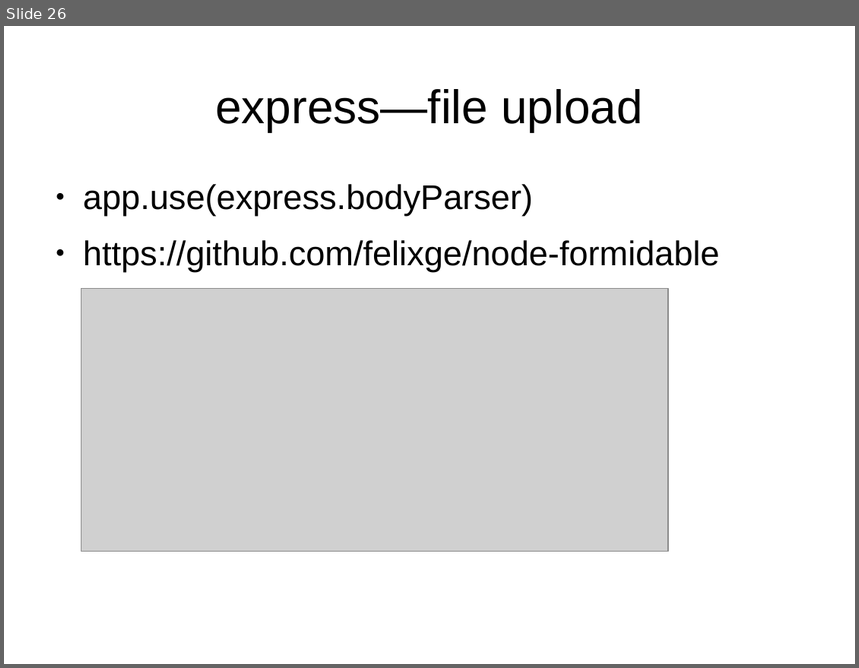
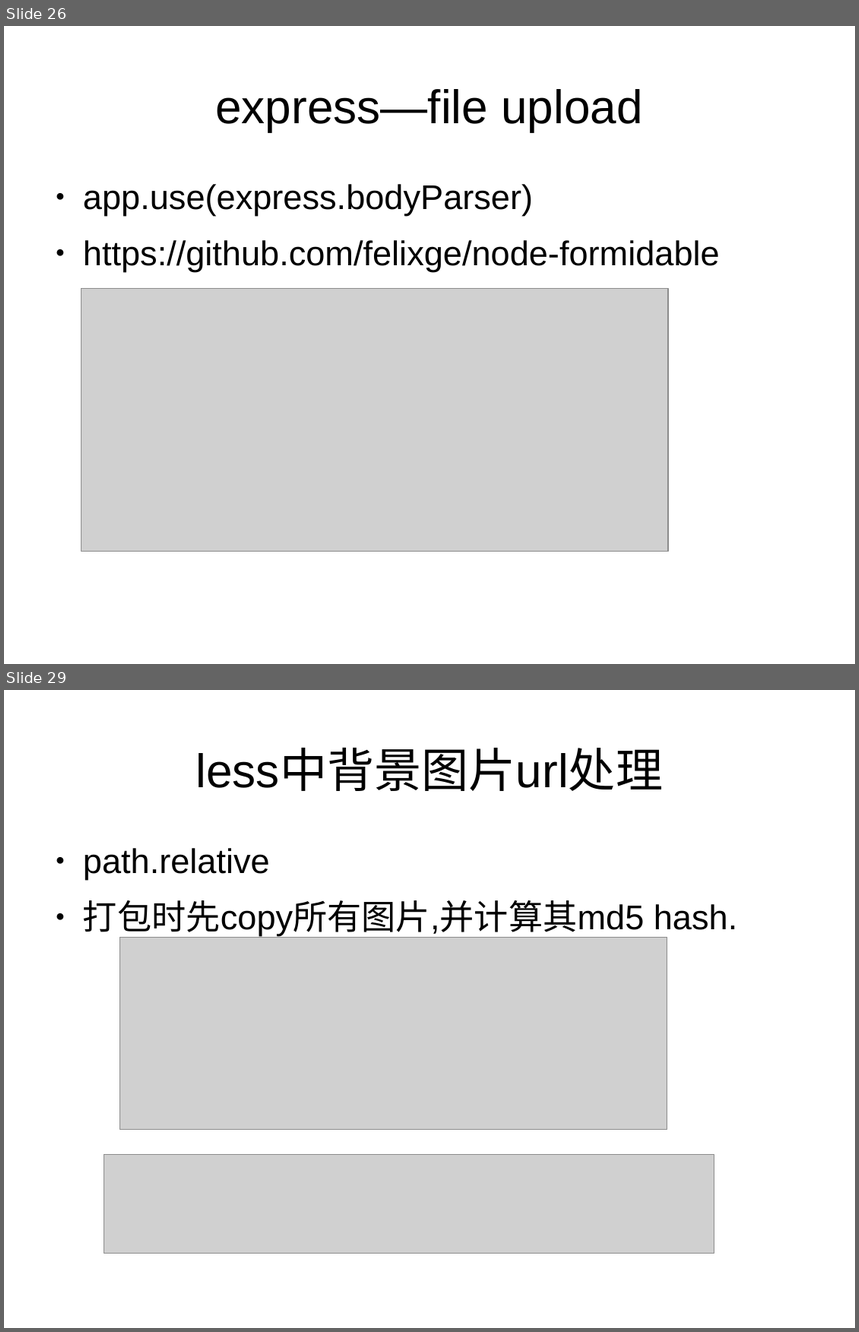
Before and after one commit to dongyuwei/frontend-utils, a slide deck: nodejs-web-dev-demo/nodejs-web-dev.odp. Shown one above the other, each under a label of ours: slide 26 before the commit, slides 26 and 29 after it; the slides between them are not shown. The pictures are 859x668 and 859x1332 pixels, drawn with LibreOffice and Linux fonts; fonts in the diff are those of the drawing; grey boxes stand for pictures. Boxes give left, top, right and bottom in pixels: in the first picture for what was removed or moved away, otherwise in the second. Text is boxed around its words. In the diff, an @@ line names an element or a change of style, - is before the commit and + after.

```diff
--- a/nodejs-web-dev-demo/nodejs-web-dev.odp
+++ b/nodejs-web-dev-demo/nodejs-web-dev.odp
@@ slide 29 added at <box>4,690,855,1328</box>, background #FFFFFF @@
@@ title added at <box>196,749,663,791</box>, 44 pt, text #000000 @@
+less中背景图片url处理
@@ text added at <box>83,848,737,939</box>, 32 pt, text #000000 @@
+● path.relative
+● 打包时先copy所有图片,并计算其md5 hash.
@@ picture added at <box>120,937,667,1129</box> @@
@@ picture added at <box>104,1155,715,1254</box> @@
```
Also in this commit, not shown: 1 slide changed, 7 other slides added, 1 other file.
